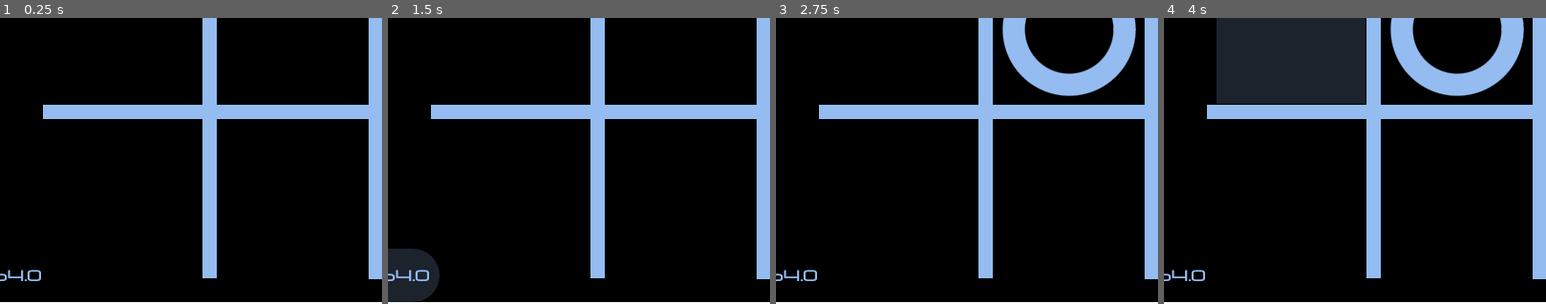
Above: before the commit, frames 1-4 (left to right).
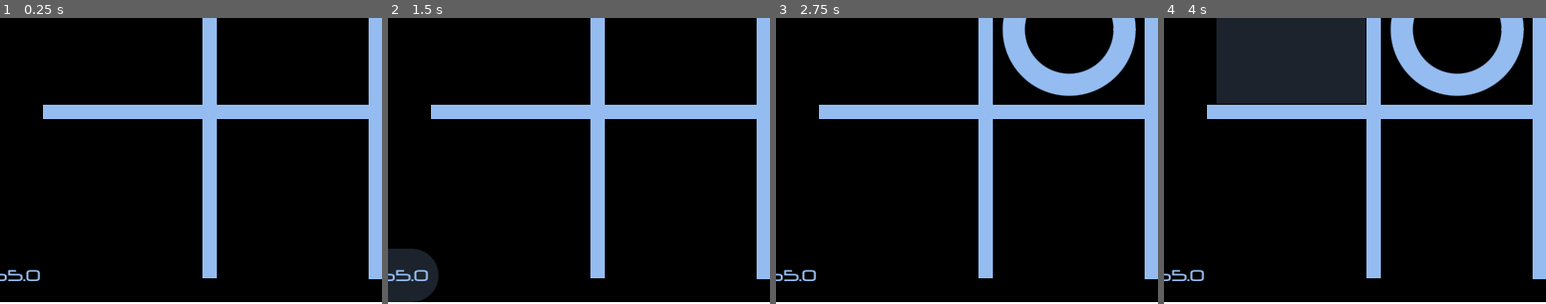
Above: after the commit, the same moments.

Repository: joshuafolkken/tic-tac-toe
Game: Godot game, scene res://scenes/main.tscn
Two runs of this game, one before a commit and one after it. Both use one fixed random seed, a clock stepped at 60 frames per second and the inputs below.
Inputs (mouse positions are % of the whole screen's width and height, from its top left):
- Up to frame 1 (0.25 s): no input
- Up to frame 2 (1.5 s): click (28, 21) at 0.52 s; click "Ver 0.64.0" (after the commit: "Ver 0.65.0") at 1.25 s
- Up to frame 3 (2.75 s): click (50, 21) at 2.02 s
- Up to frame 4 (4 s): click "Ver 0.64.0" (after the commit: "Ver 0.65.0") at 2.75 s; click (28, 50) at 3.52 s
The pictures show only the part of the screen within x 12-62%, y 48-98%; the shares and areas given below are measured in that part.

The runs differ from the first frame. In frame 1, 0.2% of the frame differs, in the area x 2-11%, y 88-92%; in frame 2, 0.2%, in the area x 2-14%, y 82-98%; in frame 3, 0.2%; in frame 4, 0.2%.

Commit message:
ai vs ai #211 version updated

Diff:
--- a/project.godot
+++ b/project.godot
@@ -11,7 +11,7 @@
 [application]
 
 config/name="Tic Tac Toe"
-config/version="0.64.0"
+config/version="0.65.0"
 run/main_scene="res://scenes/main.tscn"
 config/features=PackedStringArray("4.3", "GL Compatibility")
 config/icon="res://icon.svg"
